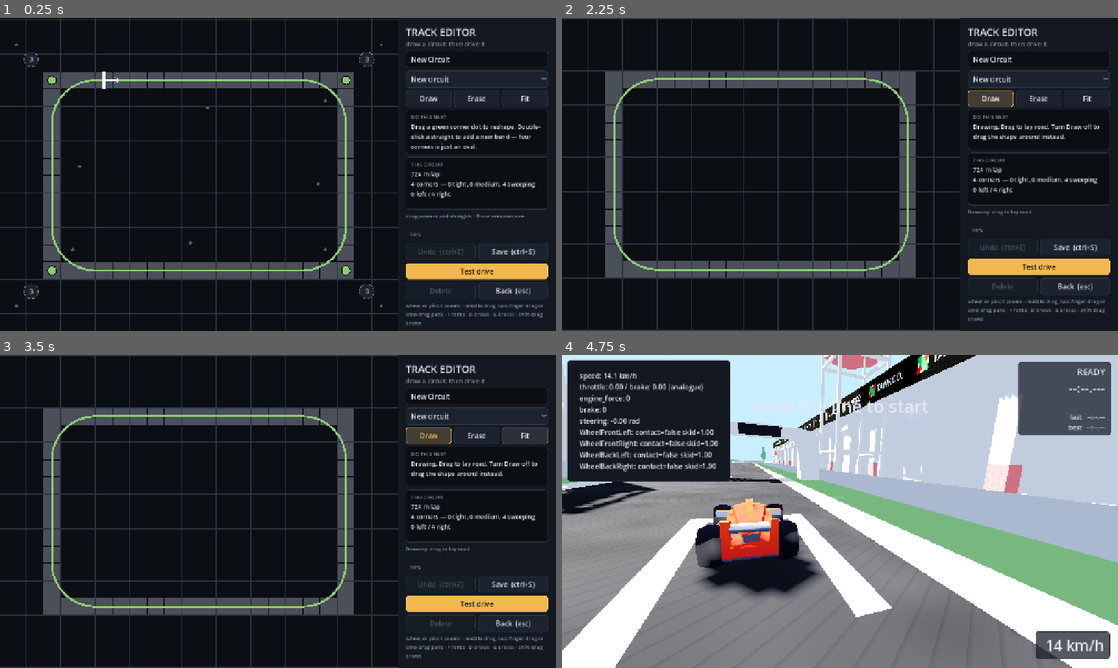
Above: before the commit, frames 1-4 (two rows, left to right).
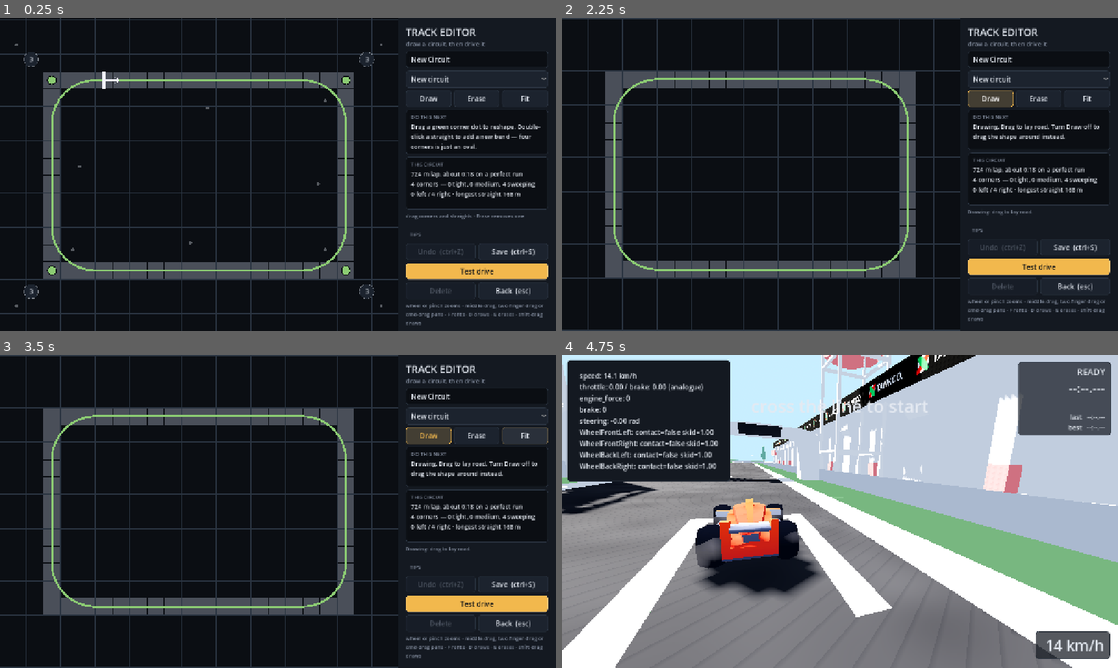
Above: after the commit, the same moments.

Repository: michael-baker-us/track-days
Game: Godot game, scene res://scenes/editor/track_editor.tscn
Same seed, same stepped clock (60 frames per second), same inputs: the game is played once before the commit and once after it. This scene is started directly instead of the project's main scene.
Inputs:
- Up to frame 1 (0.25 s): no input
- Up to frame 2 (2.25 s): click "New circuit" at 0.5 s; click "New circuit" at 1.25 s; click "Draw" at 2 s
- Up to frame 3 (3.5 s): click "Fit" at 2.75 s
- Up to frame 4 (4.75 s): click "TIPS" at 3.5 s; click "Test drive" at 4.25 s

The runs differ from the first frame. In frame 1, 0.3% of the frame differs, in the area x 79-94%, y 48-58%; in frame 2, 0.3%, in the area x 79-94%, y 47-56%; in frame 3, 0.3%; in frame 4, nothing differs.

Commit message:
feat: Implement lap time estimation and improve editor readout functionality

Diff:
--- /dev/null
+++ b/scripts/game/par_time.gd
@@ -0,0 +1,245 @@
+class_name ParTime
+extends RefCounted
+
+## How long a lap of a given circuit ought to take.
+##
+## Used live in the editor, so a designer can see what they have drawn before
+## driving it, and it is the same function the medals will be derived from
+## (`docs/roadmap.md`, M15). That is the reason it is a class of its own rather
+## than a helper inside the editor: a par time the editor showed and the medals
+## disagreed with would be worse than no readout at all.
+##
+## ## Why this is a simulation rather than a fitted constant
+##
+## `docs/ideas.md` sketched `length / effective_average_speed(corners, peak)`
+## with the constant calibrated against the shipped circuits. That works, but it
+## has to be re-calibrated whenever the handling changes, and it cannot tell a
+## circuit with one long straight from one with the same length in short bursts.
+##
+## This instead runs the standard quasi-static lap simulation over the
+## centreline the builder has already produced: cap the speed at every point by
+## how hard the car can corner there, then make the result reachable by sweeping
+## forwards under acceleration and backwards under braking. It is the textbook
+## method, it is O(n), and every constant in it is a *measurement* rather than a
+## fit.
+##
+## ## The constants, and where they were measured
+##
+## All from `docs/tuning-journal.md`, none invented here:
+##
+## - **3.65 g lateral** — the measured grip at the shipped 4.0/4.5 friction.
+##   The journal also records what that produced on real corners: 98 km/h on a
+##   21 m radius and 127 km/h on 35 m. `sqrt(3.65 * 9.81 * 21)` is 98.7 km/h and
+##   `sqrt(3.65 * 9.81 * 35)` is 127.4, so the cornering half of this model is
+##   directly checked against measurement rather than assumed.
+##
+##   Note those are the *middle* and *largest* Kenney corners. The radius is
+##   `(size - 0.5)` tile units, so the three are **7 m, 21 m and 35 m**, and the
+##   smallest is a genuine 57 km/h hairpin rather than a rounding error. All
+##   three shipped circuits contain one, which is why they all report the same
+##   slowest corner.
+## - **1.62 g braking** — measured at 100->0 in 1.75 s / 24.1 m, and identically
+##   at every grip level tested, because braking here is brake-limited rather
+##   than traction-limited.
+## - **164.9 km/h top speed** and **0-100 km/h in 3.37 s**, both re-measured in
+##   M8 and unchanged since M1.
+##
+## Acceleration is modelled as `A * (1 - (v/v_max)^2)` — full thrust at rest,
+## nothing left at top speed — which is the shape drag actually produces. `A` is
+## not free: integrating that form to 100 km/h in 3.37 s fixes it at 9.56 m/s².
+## It predicts 0-60 in 1.83 s against a measured 2.13, so it is optimistic low
+## down, where the real car is traction-limited off the line. That is the right
+## direction for a *par* time and the wrong direction to use this for anything
+## claiming to be a real lap.
+
+const G := 9.81
+
+## Measured. See the class comment for where each came from.
+const LATERAL_G := 3.65
+const BRAKING_G := 1.62
+const TOP_SPEED := 45.8      ## m/s, 164.9 km/h
+const LAUNCH_ACCEL := 9.56   ## m/s^2 at a standstill
+
+## The centreline is sampled unevenly — eight steps around a corner arc, one per
+## tile down a straight — so it is resampled to a fixed step before anything is
+## integrated over it. Fine enough that a corner is many samples, coarse enough
+## that a 2 km lap is a few hundred of them.
+const STEP := 5.0
+
+## Passes needed for a closed loop. One forward and one backward sweep is enough
+## for a circuit with a start and an end; a loop has neither, so the limit
+## arriving at the line has to be carried back round to affect the corner before
+## it. Two laps of each sweep converges; a third changes nothing.
+const SWEEPS := 2
+
+## How much slower a good human lap is than a perfect one.
+##
+## **This is the one number here that is not measured**, and it is the only one
+## a real lap time would settle. The simulation drives every corner at exactly
+## the limit and every straight flat out, which nobody does. Until M15 calibrates
+## it against driven laps it is a stated placeholder, not a finding — which is
+## why the editor shows the ideal lap rather than this.
+const HUMAN_SLACK := 1.08
+
+## Seconds for a perfect lap of `centreline`, or 0.0 if there is not enough of a
+## circuit to say.
+##
+## `centreline` is the builder's, which `measure()` fills without instancing a
+## single tile — so this costs the editor nothing beyond the walk it was already
+## doing on every mouse move.
+static func ideal_lap(centreline: Array[Vector3]) -> float:
+	var walk := resample(centreline)
+	var points: Array[Vector3] = walk[0]
+	var limit: PackedFloat32Array = walk[1]
+	if points.size() < 8:
+		return 0.0
+
+	var n := points.size()
+	var speed := limit.duplicate()
+	for _sweep in SWEEPS:
+		# Forwards under power, then backwards under braking. The backward pass
+		# is what puts the braking zone *before* the corner rather than letting
+		# the car arrive too fast and slow down inside it.
+		for i in n:
+			var j := (i + 1) % n
+			speed[j] = minf(speed[j], _after_accelerating(speed[i]))
+		for i in range(n - 1, -1, -1):
+			var j := (i + n - 1) % n
+			speed[j] = minf(speed[j], _before_braking(speed[i]))
+
+	var total := 0.0
+	for i in n:
+		var j := (i + 1) % n
+		# Trapezoidal: over one step the speed goes from one to the other, so the
+		# time it takes is the step divided by the average of the two.
+		total += 2.0 * STEP / maxf(speed[i] + speed[j], 0.001)
+	return total
+
+## What the same lap is worth as a target for a person rather than for the
+## simulation. Separate from `ideal_lap` so the unmeasured constant is applied
+## in exactly one visible place.
+static func par_lap(centreline: Array[Vector3]) -> float:
+	return ideal_lap(centreline) * HUMAN_SLACK
+
+## Fastest the car can hold the bend at `i`, from the radius of the circle
+## through its neighbours.
+##
+## Measured **flat**, on the horizontal projection, while distance is measured in
+## 3D. A crest is curvature too, and taking it into account here would read a
+## gentle brow as a corner and brake for it — the car is limited by grip through
+## bends, not by the shape of the hill it is going over.
+##
+## Neighbours are found by walking outwards past any that sit on top of this
+## one, because the centreline **closes by repeating its first point**. Without
+## the search that wrap-around triangle has a zero-length side, and the
+## collinearity test below would quietly call the start line dead straight —
+## which is nearly true here and would not be on a circuit whose start sits in a
+## bend. Defensive rather than a fix for an observed wrong number, and it also
+## covers coincident vertices anywhere else a piece happens to produce them.
+static func _corner_speed(points: Array[Vector3], i: int) -> float:
+	var a := _neighbour(points, i, -1)
+	var c := _neighbour(points, i, 1)
+	if a < 0 or c < 0:
+		return TOP_SPEED
+	var radius := _circumradius(
+		_flat(points[a]), _flat(points[i]), _flat(points[c])
+	)
+	if radius <= 0.0:
+		return TOP_SPEED
+	return sqrt(LATERAL_G * G * radius)
+
+## Shortest chord worth measuring a turn across. Below this the three points are
+## effectively one and the circle through them means nothing.
+const MIN_CHORD := 0.25
+
+## Index of the nearest point in `direction` that is genuinely somewhere else,
+## or -1 if the whole loop is degenerate.
+static func _neighbour(points: Array[Vector3], i: int, direction: int) -> int:
+	var n := points.size()
+	var at := i
+	for _step in n:
+		at = posmod(at + direction, n)
+		if at == i:
+			break
+		if points[at].distance_to(points[i]) >= MIN_CHORD:
+			return at
+	return -1
+
+static func _flat(p: Vector3) -> Vector2:
+	return Vector2(p.x, p.z)
+
+## Radius of the circle through three points; INF where they are collinear,
+## which is what a straight is.
+static func _circumradius(a: Vector2, b: Vector2, c: Vector2) -> float:
+	var ab := a.distance_to(b)
+	var bc := b.distance_to(c)
+	var ca := c.distance_to(a)
+	# Twice the signed area, via the cross product of two edges.
+	var twice_area: float = absf((b - a).cross(c - a))
+	if twice_area < 0.0001:
+		return INF
+	return (ab * bc * ca) / (2.0 * twice_area)
+
+## Speed after one step at full throttle from `v`.
+##
+## Acceleration falls off as the square of speed, so it is evaluated at the
+## start of the step rather than held constant across the lap. At STEP = 5 m the
+## difference within one step is small enough to ignore.
+static func _after_accelerating(v: float) -> float:
+	var accel: float = LAUNCH_ACCEL * maxf(0.0, 1.0 - pow(v / TOP_SPEED, 2.0))
+	return sqrt(v * v + 2.0 * accel * STEP)
+
+## Speed one step *earlier* that still allows `v` to be reached under braking.
+static func _before_braking(v: float) -> float:
+	return sqrt(v * v + 2.0 * BRAKING_G * G * STEP)
+
+## The centreline at a constant step, walked as the closed loop it is, plus the
+## cornering speed limit at each of those steps. Returns `[points, limits]`.
+##
+## Distance is 3D, so a climb costs the time it really takes rather than being
+## measured as if the lap were flat.
+##
+## ## Why the limit is computed before resampling, not after
+##
+## The centreline is a *polyline*: eight straight chords around a corner arc.
+## Its vertices lie on the real geometry, but the segments between them cut
+## inside it, so the shape has sharp corners at every vertex and is dead straight
+## in between.
+##
+## Measuring curvature after resampling therefore measures the polygon rather
+## than the road: a sample landing near a chord junction reads the join as a
+## kink, and one landing mid-chord reads a corner as dead straight. The finer the
+## resampling the worse it gets, which is the opposite of what more samples
+## should do.
+##
+## So the limit is worked out at the source vertices, where the geometry is
+## exact, and interpolated onto the fixed step along with the position. Worth
+## about half a second a lap on Monte Carlo, which has the most corners to get
+## wrong, and a tenth on Ardennes.
+static func resample(centreline: Array[Vector3]) -> Array:
+	var points: Array[Vector3] = []
+	var limits := PackedFloat32Array()
+	var n := centreline.size()
+	if n < 3:
+		return [points, limits]
+
+	var caps := PackedFloat32Array()
+	caps.resize(n)
+	for i in n:
+		caps[i] = minf(TOP_SPEED, _corner_speed(centreline, i))
+
+	var carried := 0.0
+	for i in n:
+		var from := centreline[i]
+		var to := centreline[(i + 1) % n]
+		var span := from.distance_to(to)
+		if span < 0.0001:
+			continue
+		var at := carried
+		while at < span:
+			var t := at / span
+			points.append(from.lerp(to, t))
+			limits.append(lerpf(caps[i], caps[(i + 1) % n], t))
+			at += STEP
+		carried = at - span
+	return [points, limits]
--- a/scripts/track/lap_tracker.gd
+++ b/scripts/track/lap_tracker.gd
@@ -1,3 +1,4 @@
+class_name LapTracker
 extends Node
 
 ## Times laps, and enforces that checkpoints are crossed in order.
--- a/scripts/ui/track_editor.gd
+++ b/scripts/ui/track_editor.gd
@@ -577,7 +577,11 @@
 		)
 		return "\n".join(lines)
 
-	var result := TrackBuilder.new().measure(_compiled.segments)
+	# The same builder walk the measurement already needed, kept so the
+	# centreline it fills can be handed to the lap estimate. `measure` instances
+	# no tiles, which is what makes it affordable on every mouse move.
+	var builder := TrackBuilder.new()
+	var result := builder.measure(_compiled.segments)
 	var widths := {1: 0, 2: 0, 3: 0}
 	var lefts := 0
 	for corner in _compiled.corners:
@@ -585,13 +589,31 @@
 		if corner.turn == "left":
 			lefts += 1
 
+	var straight := _longest_straight()
+	# The estimate is the *ideal* lap rather than the par a medal will want.
+	# `ParTime.HUMAN_SLACK` is the one constant in that model which has not been
+	# measured, and showing a number derived from it here would launder a
+	# placeholder into something that looks authored.
+	var ideal := ParTime.ideal_lap(builder.centreline)
+
+	# The readout has a fixed height budget — feedback is pinned and reference
+	# scrolls, see docs/architecture.md — so the two facts added here are folded
+	# into the lines already present rather than given lines of their own, and the
+	# nudge below *replaces* the least important line rather than adding to it.
 	var lines := [
-		"%.0f m lap" % result.length,
+		"%.0f m lap, about %s on a perfect run" % [result.length, _rough(ideal)],
 		"%d corners — %d tight, %d medium, %d sweeping" % [
 			_compiled.corners.size(), widths[1], widths[2], widths[3]
 		],
-		"%d left / %d right" % [lefts, _compiled.corners.size() - lefts],
 	]
+
+	var warning := _pathology(result, straight)
+	if warning.is_empty():
+		lines.append("%d left / %d right · longest straight %.0f m" % [
+			lefts, _compiled.corners.size() - lefts, straight
+		])
+	else:
+		lines.append(warning)
 	if result.peak > 0.5:
 		var raised_corners := 0
 		for corner in _compiled.corners:
@@ -610,6 +632,52 @@
 		lines.append("BUG: builder says this does not close (%s)" % result.summary())
 	return "\n".join(lines)
 
+## An estimated lap as minutes and whole seconds, deliberately without the
+## milliseconds `LapTracker.format_time` gives a real one. The model drives every
+## corner exactly at the limit and has one constant in it that is still a
+## placeholder; printing thousandths of a second off that would claim an accuracy
+## it does not have.
+func _rough(seconds: float) -> String:
+	if seconds <= 0.0:
+		return "--"
+	var minutes := int(seconds / 60.0)
+	return "%d:%02d" % [minutes, int(seconds) - minutes * 60]
+
+## Metres of the longest straight, from the compiler's own count of the cells a
+## run has left once the corners at each end have taken theirs. Read off `free`
+## rather than measured off the centreline so it cannot disagree with the number
+## the corner-sizing rules are enforcing.
+func _longest_straight() -> float:
+	var most := 0
+	for run in _compiled.runs:
+		most = maxi(most, run.free)
+	return float(most) * TrackBuilder.SCALE
+
+## A nudge when a circuit is legal but not much fun to drive. Advice, never a
+## refusal — the shape rules already decide what can be built, and a design tool
+## that argued with what it had just accepted would be worse than a quiet one.
+##
+## Both thresholds are read off things already measured rather than picked:
+##
+## - Sixteen gates are spread evenly round the lap, and each is 4 m deep against
+##   a 2.56 m car. Under about 30 m apart they stop reading as sectors and start
+##   reading as a queue.
+## - The car needs roughly 250 m to reach its measured 165 km/h from a corner.
+##   Nothing near that anywhere on the lap means it never gets out of the
+##   mid-range, which is what a circuit of nothing but hairpins feels like.
+func _pathology(result: TrackBuilder.BuildResult, straight: float) -> String:
+	if result.gate_spacing > 0.0 and result.gate_spacing < 30.0:
+		return (
+			"Very short lap — the 16 timing gates end up %.0f m apart, so sector "
+			+ "times will be nearly meaningless. Worth lengthening."
+		) % result.gate_spacing
+	if straight < 60.0 and _compiled.corners.size() >= 8:
+		return (
+			"No real straight anywhere — top speed needs about 250 m of clear "
+			+ "road. Fine if you want it technical, but nothing will stretch its legs."
+		)
+	return ""
+
 # --- files ---
 
 func _refresh_picker() -> void:
--- a/tests/run_tests.gd
+++ b/tests/run_tests.gd
@@ -394,6 +394,83 @@
 	check("and carries no collision at all", bodies.size(), 0)
 	check_true("but does carry meshes",
 		ghost_car.find_children("*", "MeshInstance3D", true, false).size() > 0)
+
+## The cornering half of the par model, against the figures the tuning journal
+## measured. Those two radii are the middle and largest Kenney corners, and they
+## are the only independent check this model has -- everything else in it is a
+## straight-line number.
+func test_par_time_reproduces_measured_corner_speeds() -> void:
+	for pair in [[21.0, 98.0], [35.0, 127.0]]:
+		var radius: float = pair[0]
+		var kmh: float = sqrt(ParTime.LATERAL_G * ParTime.G * radius) * 3.6
+		check_near("a %.0f m corner goes at the measured speed" % radius,
+			kmh, float(pair[1]), 1.0)
+
+## The estimate has to be the right shape even without a driven lap to check it
+## against: longer circuits take longer, nothing exceeds the car's measured top
+## speed, and a tight circuit averages less than an open one.
+func test_par_time_is_plausible_on_the_shipped_circuits() -> void:
+	var source: GDScript = load("res://tools/build_track.gd")
+	var times := {}
+	var lengths := {}
+	for entry in [["ardennes", source.ARDENNES], ["monte_carlo", source.MONTE_CARLO],
+			["la_sarthe", source.LA_SARTHE]]:
+		var builder := TrackBuilder.new()
+		var result := builder.measure(entry[1])
+		var ideal := ParTime.ideal_lap(builder.centreline)
+		times[entry[0]] = ideal
+		lengths[entry[0]] = result.length
+		check_true("%s has an estimate at all" % entry[0], ideal > 0.0)
+		# A lap cannot average more than the car's measured top speed, and a
+		# circuit made of corners cannot average anywhere near it.
+		var average_kmh: float = result.length / maxf(ideal, 0.001) * 3.6
+		check_true("%s averages below top speed (%.1f)" % [entry[0], average_kmh],
+			average_kmh < ParTime.TOP_SPEED * 3.6)
+		check_true("%s averages something sane (%.1f)" % [entry[0], average_kmh],
+			average_kmh > 40.0)
+
+	check_true("the longest circuit takes the longest",
+		times["la_sarthe"] > times["ardennes"]
+		and times["ardennes"] > times["monte_carlo"])
+	# Monte Carlo is "fourteen tight corners, not one banked" and Ardennes is
+	# "fast sweepers" -- so the shorter circuit must also be the slower one per
+	# metre, or the model is measuring length and calling it difficulty.
+	check_true("and the tight circuit is slower per metre",
+		lengths["monte_carlo"] / times["monte_carlo"]
+		< lengths["ardennes"] / times["ardennes"])
+
+## Nothing to walk, nothing to say. The editor calls this on a circuit that is
+## mid-edit and may be anything at all.
+func test_par_time_refuses_a_degenerate_circuit() -> void:
+	var empty: Array[Vector3] = []
+	check_near("no centreline", ParTime.ideal_lap(empty), 0.0, 0.0001)
+	var two: Array[Vector3] = [Vector3.ZERO, Vector3(1.0, 0.0, 0.0)]
+	check_near("not enough of one", ParTime.ideal_lap(two), 0.0, 0.0001)
+	# All one point: every chord degenerate, so there is no turn to measure
+	# anywhere. Must come back with nothing rather than dividing by zero.
+	var stack: Array[Vector3] = []
+	for _i in 20:
+		stack.append(Vector3.ZERO)
+	check_near("a circuit with no extent", ParTime.ideal_lap(stack), 0.0, 0.0001)
+
+## The editor recompiles on every mouse move, and the readout now runs the lap
+## estimate on top of that walk. Both together have to fit inside a frame or
+## dragging a corner would stutter -- which is the one thing the editor cannot
+## afford, since dragging is how it is used.
+func test_the_editor_readout_is_affordable_per_mouse_move() -> void:
+	var source: GDScript = load("res://tools/build_track.gd")
+	var runs := 20
+	var started := Time.get_ticks_usec()
+	for _i in runs:
+		var builder := TrackBuilder.new()
+		builder.measure(source.LA_SARTHE)
+		ParTime.ideal_lap(builder.centreline)
+	var each_ms := float(Time.get_ticks_usec() - started) / float(runs) / 1000.0
+	# Against a 16.7 ms frame at 60 Hz, on the longest shipped circuit. Generous
+	# on purpose: this is a regression guard against the estimate becoming
+	# quadratic, not a benchmark.
+	check_true("measure plus estimate fits in a frame (%.2f ms)" % each_ms,
+		each_ms < 16.0)
 
 ## Every entry the title screen offers must actually load and be a usable
 ## circuit. A broken entry here is a dead button on the menu.
@@ -3063,6 +3140,10 @@
 		test_a_ghost_interpolates_and_then_holds()
 		test_ghosts_go_with_a_deleted_circuit()
 		test_the_ghost_car_is_not_a_physics_body()
+		test_par_time_reproduces_measured_corner_speeds()
+		test_par_time_is_plausible_on_the_shipped_circuits()
+		test_par_time_refuses_a_degenerate_circuit()
+		test_the_editor_readout_is_affordable_per_mouse_move()
 		test_all_tracks_usable()
 		test_no_duplicated_instances()
 		test_spawn_is_behind_the_line()
Not shown, added: scripts/game/par_time.gd.uid
Not shown, changed: docs/architecture.md
Not shown, changed: docs/roadmap.md
Not shown, changed: docs/tuning-journal.md
